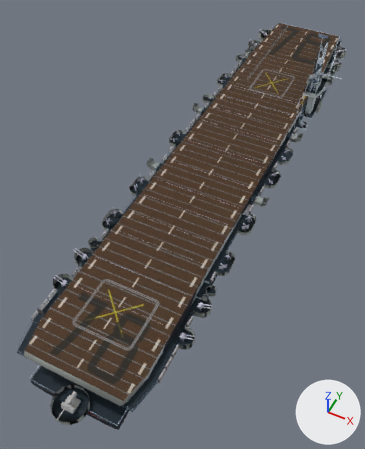
The glTF model models/vehicles/CVE_noflag_gun.glb as it was, and as the next commit left it.
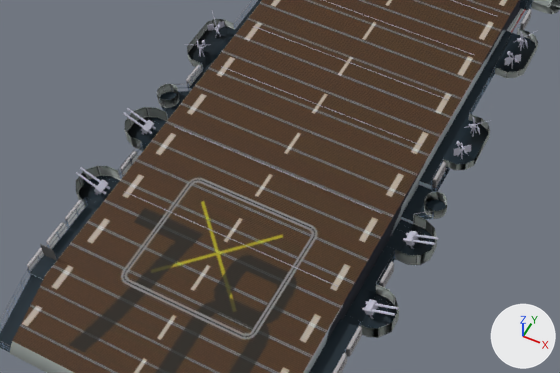
Each version appears first whole from a 50 mm camera at (116.0, -325.0, 321.0) aimed at (-9.0, -74.0, 8.0), and next in a close-up on the part from 5% to 73% of the width and 45% to 81% of the height. Every picture has the same lights, and +X, +Y and +Z are marked at lower right. Where no turn or scale is listed for an object, it has been applied to the vertices. Vertices at the same position are counted once.

The older version as bpy lines, for what is in view:
```python
me_msh_cve = bpy.data.meshes.new('msh_CVE')
me_msh_cve.from_pydata(...)  # 5038 vertices, 7315 faces; spans x -54.0..67.0, y -257.0..240.0, z -7.0..117.0
me_msh_cve.materials.append(mat_txt_casablanca)  # picture img_casablanca
me_msh_cve.materials.append(mat_txt_deck)  # picture img_casablanca_deck
me_msh_cve.materials.append(mat_txt_hull)  # picture img_casablanca_hull
me_msh_cve.materials.append(mat_txt_island)  # picture img_casablanca_island
me_msh_cve.materials.append(mat_txt_island2)  # picture img_casablanca_island2
me_msh_cve.materials.append(mat_txt_trans)  # picture img_casablanca_trans
me_msh_cve.materials.append(mat_mat_gray_f9f9f9)  # dark grey #595959
me_msh_cve.materials.append(mat_mat_guns)  # light grey #bcbccb
me_msh_cve.materials.append(mat_mat_tower)  # white #cbdae7
me_msh_cve.materials.append(mat_matl_red)  # red #bc0000
me_msh_cve.materials.append(mat_mat_white_bcbcbc)  # grey #bcbcbc
me_msh_cve.materials.append(mat_mat_white_e7e7e7)  # white #e7e7e7
me_msh_cve.materials.append(mat_mat_white_f3f3f3)  # white #f3f3f3
me_msh_cve.materials.append(mat_mat_wires)  # grey #959595
me_msh_cve_deck = bpy.data.meshes.new('msh_CVE_Deck')
me_msh_cve_deck.from_pydata(...)  # 26 vertices, 48 faces; spans x -39.0..39.0, y -239.0..229.0, z 34.0..42.0
# faces by material slot: [8, 40]
me_msh_cve_deck.materials.append(mat_txt_deck)  # picture img_casablanca_deck
me_msh_cve_deck.materials.append(mat_txt_hull)  # picture img_casablanca_hull
ob_cve = bpy.data.objects.new('CVE', me_msh_cve)
ob_cve.location = (0.0, 0.0, 0.0)
ob_deck = bpy.data.objects.new('deck', me_msh_cve_deck)
ob_deck.location = (0.0, 0.0, 0.0)
```
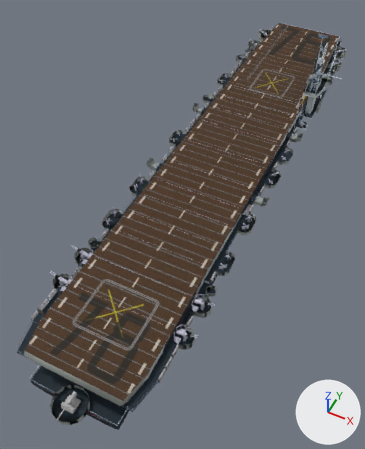
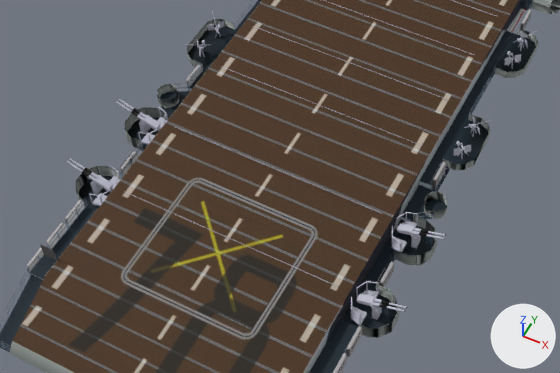
Diff of the bpy script that builds the scene:
```diff
--- a/models/vehicles/CVE_noflag_gun.glb.py
+++ b/models/vehicles/CVE_noflag_gun.glb.py
@@ me_msh_cve @@
 # used by ob_cve; location = (0.0, 0.0, 0.0)
-me_msh_cve.from_pydata(...)  # 5038 vertices, 7315 faces; spans x -54.0..67.0, y -257.0..240.0, z -7.0..117.0
+me_msh_cve.from_pydata(...)  # 4854 vertices, 7043 faces; spans x -53.0..67.0, y -257.0..240.0, z -7.0..117.0
+# me_msh_cve part 1: 20 loose pieces with 184 vertices, spanning x -54.0..54.0, y -184.0..-155.0, z 35.0..42.0, are deleted
 me_msh_cve.materials.append(mat_txt_casablanca)
@@ me_msh_stand_004 @@
+me_msh_stand_004.from_pydata(...)  # 132 vertices, 222 faces; spans x -1.91..6.04, y -5.8..5.8, z -0.12..7.48
+me_msh_stand_004.materials.append(mat_mat_guns)  # light grey #bcbccb
@@ me_msh_barrel_005 @@
+me_msh_barrel_005.from_pydata(...)  # 272 vertices, 464 faces; spans x -9.98..4.52, y -1.11..1.11, z -2.2..3.88
+# faces by material slot: [344, 120]
+me_msh_barrel_005.materials.append(mat_mat_guns)  # light grey #bcbccb
+me_msh_barrel_005.materials.append(mat_col_black)  # black #000000
@@ me_msh_stand_001 @@
+me_msh_stand_001.from_pydata(...)  # 132 vertices, 222 faces; spans x -6.04..1.91, y -5.8..5.8, z -0.12..7.48
+me_msh_stand_001.materials.append(mat_mat_guns)  # light grey #bcbccb
@@ me_msh_barrel_001 @@
+me_msh_barrel_001.from_pydata(...)  # 272 vertices, 464 faces; spans x -4.52..9.98, y -1.11..1.11, z -2.2..3.88
+# faces by material slot: [344, 120]
+me_msh_barrel_001.materials.append(mat_mat_guns)  # light grey #bcbccb
+me_msh_barrel_001.materials.append(mat_col_black)  # black #000000
@@ ob_stand_1bl @@
+ob_stand_1bl = bpy.data.objects.new('Stand_1BL', me_msh_stand_004)
+ob_stand_1bl.location = (-45.8, -182.2, 34.4)
@@ ob_barrel_1bl @@
+ob_barrel_1bl = bpy.data.objects.new('Barrel_1BL', me_msh_barrel_005)
+ob_barrel_1bl.location = (-45.7, -182.2, 41.5)
@@ ob_stand_1al @@
+ob_stand_1al = bpy.data.objects.new('Stand_1AL', me_msh_stand_004.copy())
+ob_stand_1al.location = (-45.9, -156.6, 34.4)
@@ ob_barrel_1al @@
+ob_barrel_1al = bpy.data.objects.new('Barrel_1AL', me_msh_barrel_005.copy())
+ob_barrel_1al.location = (-45.8, -156.6, 41.5)
@@ ob_stand_1br @@
+ob_stand_1br = bpy.data.objects.new('Stand_1BR', me_msh_stand_001)
+ob_stand_1br.location = (45.9, -182.2, 34.4)
@@ ob_barrel_1br @@
+ob_barrel_1br = bpy.data.objects.new('Barrel_1BR', me_msh_barrel_001)
+ob_barrel_1br.location = (45.8, -182.2, 41.5)
@@ ob_stand_1ar @@
+ob_stand_1ar = bpy.data.objects.new('Stand_1AR', me_msh_stand_001.copy())
+ob_stand_1ar.location = (45.9, -156.6, 34.4)
@@ ob_barrel_1ar @@
+ob_barrel_1ar = bpy.data.objects.new('Barrel_1AR', me_msh_barrel_001.copy())
+ob_barrel_1ar.location = (45.8, -156.6, 41.5)
```

Location of each change, (x1, y1, x2, y2) in pixels of the close-ups (560 x 373 px):
'Stand_1BR', added: after (351, 281, 382, 325)
'Stand_1AR', added: after (392, 212, 421, 252)
'Stand_1BL', added: after (89, 166, 121, 206)
'Barrel_1BR', added: after (357, 294, 407, 312)
'Barrel_1BL', added: after (67, 158, 113, 191)
'Stand_1AL', added: after (138, 107, 168, 145)
'Barrel_1AR', added: after (397, 224, 446, 239)
'Barrel_1AL', added: after (116, 99, 161, 130)
part 1 of me_msh_cve, deleted: before (76, 108, 439, 319)
